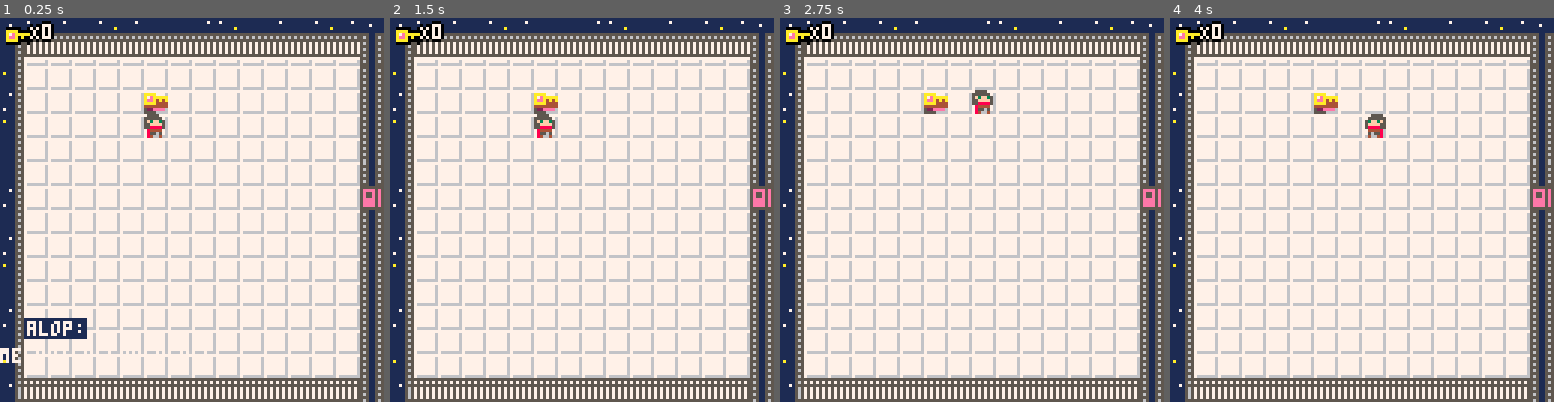
Above: before the commit, frames 1-4 (left to right).
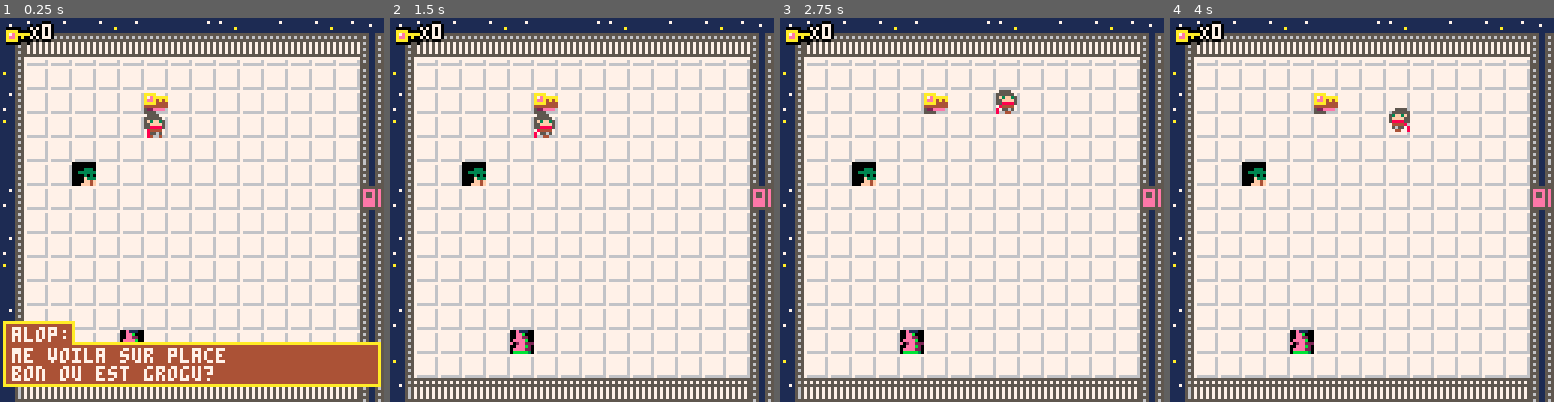
Above: after the commit, the same moments.

Repository: adatechschool/projet-collectif---pico-8-alop-s-crew
Game: PICO-8 cartridge the alop_s adventure.p8
Two runs of this game, one before a commit and one after it. Both use one fixed random seed, a clock stepped at 60 frames per second and the inputs below.
Inputs:
- Up to frame 1 (0.25 s): no input
- Up to frame 2 (1.5 s): tap X (X key) at 0.33, 1.07 s
- Up to frame 3 (2.75 s): hold Right 1.6-2.1 s; tap X (X key) at 1.85 s; hold Up 2.15-2.42 s; hold Right from 2.47 s (still down)
- Up to frame 4 (4 s): tap X (X key) at 2.97 s; release Right at 3.03 s; hold Left 3.08-3.58 s; hold Down 3.63-3.97 s

The runs differ from the first frame. In frame 1, 12% of the frame differs, in the area x 0-100%, y 37-97%; in frame 2, 0.8%; in frame 3, 1.3%; in frame 4, 1.3%.

Commit message:
fonctionnalitées déplacements et la caméra

Diff:
--- a/the alop_s adventure.p8
+++ b/the alop_s adventure.p8
@@ -7,15 +7,15 @@
 function _init()
 	create_player()
 	init_msg()
-	create_msg("alop:","me voila sur place",
-	"bon ou est grogu?")
+	init_camera()
+	create_msg("alop:",
+	"me voila sur place\nbon ou est grogu?")
 end
 
 function _update()
 	if not messages[1] then
 		player_movement()
 	end
-	player_change_spr()
 	update_camera()
 	update_msg()
 end
@@ -32,31 +32,64 @@
 
 function create_player()
 	p={
-	x=6,y=4,
-	sprite=83,
-	keys=0
+		x=6,y=4,
+		ox=0,oy=0,
+		start_ox=0,start_oy=0,
+		anim_t=0,
+		sprite=80,
+		keys=0
 	}
-end
-
-function player_change_spr()
-	if (btn(⬅️)) p.sprite=80
-	if (btn(➡️)) p.sprite=83
 end
 
 function player_movement()
 	newx=p.x
 	newy=p.y
-	if (btnp(➡️)) newx+=1
-	if (btnp(⬅️)) newx-=1
-	if (btnp(⬇️)) newy+=1
-	if (btnp(⬆️)) newy-=1
+	if p.anim_t==0 then
+		if btn(➡️) then
+			newx+=1
+			newox=-8
+			newoy=0
+			p.flip=false
+		elseif btn(⬅️) then
+			newx-=1
+			newox=8
+			newoy=0
+			p.flip=true
+		elseif btn(⬇️) then
+			newy+=1
+			newoy=-8
+			newox=0
+		elseif btn(⬆️) then
+			newy-=1
+			newoy=8
+			newox=0
+		end
+	end
 
 	interact(newx,newy)
 
-	if not check_flag(0,newx,newy) then
-	p.x=newx
-	p.y=newy
-	end
+	if not check_flag(0,newx,newy)
+	and (p.x!=newx or p.y!=newy) then
+		p.x=newx
+		p.y=newy
+		p.start_ox=newox
+		p.start_oy=newoy
+		p.anim_t=1
+	end
+
+	--animation
+	p.anim_t=max(p.anim_t-0.125,0)
+	p.ox=p.start_ox*p.anim_t
+	p.oy=p.start_oy*p.anim_t
+
+		if p.anim_t>=0.5 then
+			p.sprite=80
+		else
+			p.sprite=81
+		end
+		--operateur ternaire
+		--p.sprite=condition and 1 or 2
+		--p.sprite=p.anim>=0.5 and 80 or 81
 end
 
 function interact(x,y)
@@ -66,10 +99,19 @@
 	and p.keys>0 then
 		open_door1(x,y)
 	end
+	if x==3 and y==6 then
+		create_msg("grogu",
+		"sauve moi !\nj'ai peur au secours")
+	end
+	if x==5 and y==13 then
+		create_msg("greedo",
+		"ahah grogu est la\na moi la prime")
+	end
 end
 
 function draw_player()
-	spr(p.sprite,p.x*8,p.y*8)
+	spr(p.sprite,p.x*8+p.ox,p.y*8+p.oy,
+	1,1,p.flip)
 end
 
 -->8
@@ -79,10 +121,28 @@
 	map(0,0,0,0,128,64)
 end
 
+
+function init_camera()
+	camx,camy=0,0
+end
+
 function update_camera()
-	camx=flr(p.x/16)*16
-	camy=flr(p.y/16)*16
-	camera(camx*8,camy*8)
+	sectionx=flr(p.x/16)*16
+	sectiony=flr(p.y/16)*16
+
+	destx=sectionx*8
+	desty=sectiony*8
+
+	diffx=destx-camx
+	diffy=desty-camy
+
+	diffx/=8
+	diffy/=8
+
+	camx+=diffx
+	camy+=diffy
+
+	camera(camx,camy)
 end
 
 function check_flag(flag,x,y)
@@ -138,7 +198,7 @@
 end
 
 function update_msg()
-	if (btn(❎)) then
+	if (btnp(❎)) then
 		deli(messages,1)
 	end
 end
@@ -146,10 +206,17 @@
 function draw_msg()
 	if messages[1] then
 		local y=100
-		rectfill(8,y,
-		8+#msg_title*4,y+6,1)
-		print(msg_title,9,y+1,7)
-		print(messages[1],0,y+10,7)
+		if p.y%16>9 then
+			y=20
+		end
+		rectfill(1,y+8,126,y+22,10)
+		rectfill(2,y+9,125,y+21,4)
+		print(messages[1],4,y+10,7)
+		rectfill(1,y+1,
+		4+#msg_title*4,y+8,10)
+		rectfill(2,y+2,
+		3+#msg_title*4,y+8,4)
+		print(msg_title,4,y+3,7)
 	end
 end
 __gfx__
@@ -193,14 +260,14 @@
 084444000000f3330b1111300b11113000eeeb2002beee00055595a66a59555000505060060505000067770550777600005666dddd6665000f333345543333f0
 085565000000ff4fb0448400004844030eeee220022eeee00000556006550000050050066005005006556575575655600544a460064a44500fbbbb0550bbbbf0
 08400400000fff4f00100100001001000bbbbb3003bbbbb0000555666655500000500600006005000060070000700600005006000060050000f0040660400f00
-00055550000000000555500005555000000000000000000000000000000000000000000000000000000000000000000000000000000000000000000000000000
-00555555000000005555550055555500000000000000000000000000000000000000000000000000000000000000000000000000000000000000000000000000
-053ff3f5033300005f3ff3505f3ff350000000000000000000000000000000000000000000000000000000000000000000000000000000000000000000000000
-05ffff553333330055ffff5055ffff50000000000000000000000000000000000000000000000000000000000000000000000000000000000000000000000000
-05888855030300005588885055888850000000000000000000000000000000000000000000000000000000000000000000000000000000000000000000000000
-00444480333f00000844440008444400000000000000000000000000000000000000000000000000000000000000000000000000000000000000000000000000
-00565580f4ff00000855650008556500000000000000000000000000000000000000000000000000000000000000000000000000000000000000000000000000
-00400480f4fff0000400004008400400000000000000000000000000000000000000000000000000000000000000000000000000000000000000000000000000
+05555000055550000000000000000000000000000000000000000000000000000000000000000000000000000000000000000000000000000000000000000000
+55555500555555000000000000000000000000000000000000000000000000000000000000000000000000000000000000000000000000000000000000000000
+5f3ff3505f3ff3500000000000000000000000000000000000000000000000000000000000000000000000000000000000000000000000000000000000000000
+55ffff5055ffff500000000000000000000000000000000000000000000000000000000000000000000000000000000000000000000000000000000000000000
+55888850558888500000000000000000000000000000000000000000000000000000000000000000000000000000000000000000000000000000000000000000
+08444400084444000000000000000000000000000000000000000000000000000000000000000000000000000000000000000000000000000000000000000000
+08556500805565000000000000000000000000000000000000000000000000000000000000000000000000000000000000000000000000000000000000000000
+08400400800440000000000000000000000000000000000000000000000000000000000000000000000000000000000000000000000000000000000000000000
 09999900044444000444440004444400000000000000000000000000000000000000000000000000000000000000000000000000000000000000000000000000
 99ffff0044ffff0004ffff0004ffff00000000000000000000000000000000000000000000000000000000000000000000000000000000000000000000000000
 994ff490443ff340041ff10004cffc00000000000000000000000000000000000000000000000000000000000000000000000000000000000000000000000000
@@ -250,7 +317,7 @@
 000000000000000000000000000000000000000000000000000000000000000000000000000000000000000000000000f1b1b1b1b1b1b1b1b1b1b1b1b1b1b1b1
 b1b1b1b1b1b1b1b1b1b1b1b1b1b1b1e1000000000000000000000000000000000000000000000000000000000000000000000000000000000000000000000000
 __gff__
-0000000301010500000101000109110000000101010101010101010101010101000000000000000000000000000000000000000000000000000000000000000000000100000000000000000100000000000000000000000000000000000000000000000000000000000000000000000000000000000000000000000000000000
+0000000301010500000101000109110000000101010101010101010101010101000000000000000000000000000000000000000000000000000000000000000000010100010000000000000100000000000000000000000000000000000000000000000000000000000000000000000000000000000000000000000000000000
 0000000000000000000000000000000000000000000000000000000000000000000000000000000000000000000000000000000000000000000000000000000000000000000000000000000000000000000000000000000000000000000000000000000000000000000000000000000000000000000000000000000000000000
 __map__
 1c12131412131414131214131412130c0c13121412141213141214131214121214131214121412131414121413141214121412131214121413141312141214131412141314131213141314131214131412121413121413131214131214121313141214131213131412131413121414131314121314121412131414131214131d
@@ -259,14 +326,14 @@
 1601010101010301010101010101010a0901010101010101010101010101010101010101010101010101010101010101010101010101010101010101010101010101010101010101010101010101010101010101010101010101010101010101010101010101010101010101010101010101010101010101010101010101011a
 1501010101010101010101010101010a09010101010101010111110101010101010101010101010101010101010101010101010101010101010101010101010101111111010101010101010101010101010101010101010101010101010101010101010101010101010101010101010101010101010101111111110101010118
 1701010101010101010101010101010a09010101010101010111110101010101010101111111111111111101010101010101010101010101010101010101010111010101010101010101010101010101010101010111010101010101010101010101010101010101010101010101010101010101010101010101011111010119
-170101010111111111010101010101090911010111011111111111111101010101011111010101010101111111010101010101010101010101010101010101110101010101010101010101010111111111011111111101111111110101010101010101010101010101010101010101111111011111010101010101011101011a
+170101410111111111010101010101090911010111011111111111111101010101011111010101010101111111010101010101010101010101010101010101110101010101010101010101010111111111011111111101111111110101010101010101010101010101010101010101111111011111010101010101011101011a
 1601010111110101010111011111110611010101010101010101010101010101110101010101010101010101111101010101010101010101010101010111010101010101010101010101010111110101111101111101010101010111011111111101010101010101010101010111111101111101110101010101010111010119
 1701010111010101010101011111010a0911010101010101010101010101011101010101010101010101010101010101010101010101010101010101011101010101010101010101010101110101111111010111010101010101010111110111111111011111011111111101110101010101110111010101010101111101011a
 1601010111010101010101011101010a09111101010101011101010101111101010101010101010101010101010101010101010101010101010101010101010101010101010101010101011111111101010101111111010101011111110101010111111111010101010101010101010101010111110101010101011101010119
 1501010111010101010101111101010a09011101010101111111111111110101010101010101010101010101010101010101010101010101010101010101010101010111111101010101010101010101010101010101110111110101010101010101010111111101010101010101010101011111110101011111010101010118
 1701010111011101010111010101010a0901011101010111010101010101010101010101010101010101010101010101010101010101010101011101010101010101110101010101010101010101010101010101010101010101010101010101010101010101110101010101010101010101010111111111010101010101011a
 1601010101010111111101010101010a09010111110111110101010101010101010101010101010101010101010101010101010101010101011101010101010101110101010101010101010101010101010101010101010101010101010101010101010101011111010101010101010101010101010101010101010101010118
-1701010101010101010101010101010a09010101111111010101010101010101010101010101010101010101010101010101010101010101010101010101010101110101010101010101010101010101010101010101010101010101010101010101010101011101010101010101010101010101010101010101010101010118
+1701010101440101010101010101010a09010101111111010101010101010101010101010101010101010101010101010101010101010101010101010101010101110101010101010101010101010101010101010101010101010101010101010101010101011101010101010101010101010101010101010101010101010118
 1501010101010101010101010101010a09010101011111110101010101010101010101010101010101010101010101010101010101010101110101010101010101110101010111010101010101010101010101010101010101010101010101010101010101010111010101010101010101010101010101010101010101010119
 1f1b1b1b1b1b1b1b1b1b1b1b1b1b1b0a0a01010101011111010101010101011b1b1b1b1b1b1b1b1b1b1b1b1b1b1b1b1b1b0101010101010111010101010101010111010101110101010101010101011b1b1b1b1b1b1b1b1b1b1b1b1b1b1b1b1b1b01010101011101110101010101011b1b1b1b1b1b1b1b1b1b1b1b1b1b1b1b1e
 0000000000000000000000000000000017010101010101111101010101010118000000000000000000000000000000001501010101010101010101010101010101110101010101010101010101010119000000000000000000000000000000001701010101011101110101010101011a00000000000000000000000000000000
